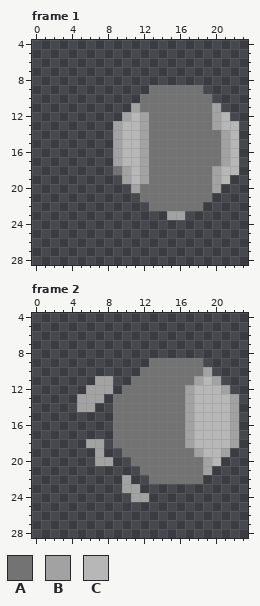
Pixel-art file, stored at Assets/Sprites/aesprite/newEnemyBullet.aseprite. That is the earlier state.
32x32 pixels, 6 frames. Shown: frame 1: x 0..23, y 4..28; frame 2: x 0..23, y 4..28. The commit also changed other frames, which this record leaves out.
Visible layers, top first: "Layer 4", "Layer 2", "Layer 3", "Layer 1".
Palette (. is transparent): A #737373  B #a2a2a2  C #b7b7b7
Pixels before, frame 1, first column x 9:
 9 ....AAAAAA....
10 ...AAAAAAAA...
11 ..BAAAAAAAAB..
12 .BCBAAAAAAABC.
13 BCCBAAAAAAABCC
14 BCCBAAAAAAAABC
15 BCCBAAAAAAAABC
16 BCCBAAAAAAAABC
17 BCCBAAAAAAAABC
18 ABCBAAAAAAABCC
19 .BCBAAAAAAABC.
20 ..BAAAAAAAAB..
21 ...AAAAAAAA...
22 ....AAAAAA....
23 ......BB......
Pixels before, frame 2, first column x 5:
 9 ........AAAAAA....
10 .......AAAAAAAB...
11 ..BB..AAAAAAABCB..
12 .BBB.AAAAAAABCCCB.
13 BBB.AAAAAAAABCCCCB
14 BB..AAAAAAAABCCCCB
15 ....AAAAAAAABCCCCB
16 ....AAAAAAAABCCCCB
17 ....AAAAAAAABCCCCB
18 .BB.AAAAAAAABCCCCB
19 ..B..AAAAAAAABCCB.
20 ..BB..AAAAAAAABC..
21 .......AAAAAAAB...
22 .....B..AAAAAA....
23 .....BB...........
24 ......BB..........
After:
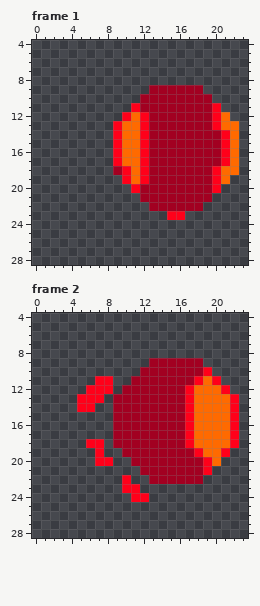
Difference:
{"colour":"A","old":"#737373","new":"#a20021"}
{"colour":"B","old":"#a2a2a2","new":"#ff001a"}
{"colour":"C","old":"#b7b7b7","new":"#ff6a00"}
